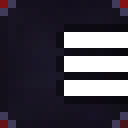
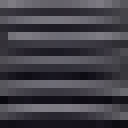
Layer changes from the first 128 x 128 image to the second:
renamed "compactSide" to "compact side", hid it, painted on it over [0, 0, 128, 128]
showed "screwy", painted on it over [0, 0, 128, 128]
showed "Background" over [0, 0, 128, 128]
